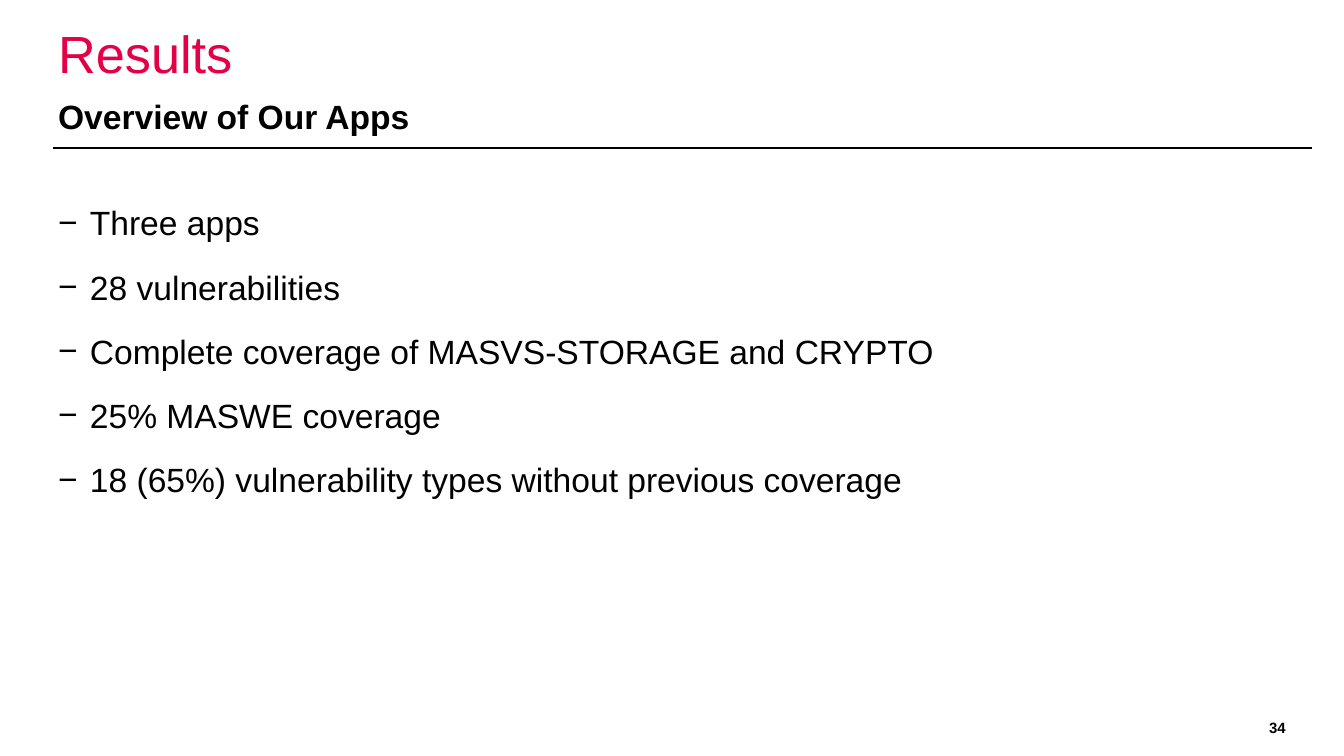
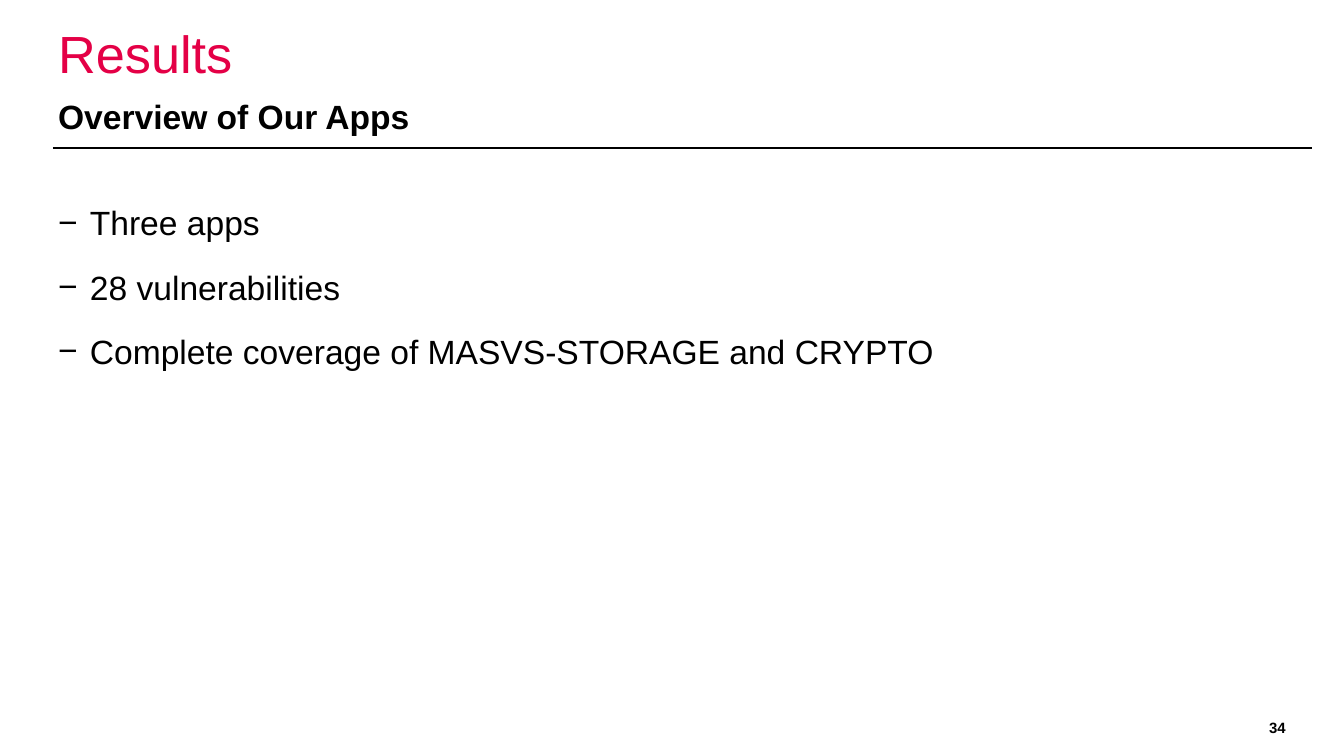
Before and after one commit to domi-cmd/Reference_Application_for_OWASP_MASTG, a slide deck: slide 34 of dev_documents/presentation/ba_thesis_presentation_kronig.pptx. Drawn at 1344x756 pixels with LibreOffice and Linux fonts; fonts in the diff are those of the drawing; background and template pictures are left out. Boxes give left, top, right and bottom in pixels: in the first picture for what was removed or moved away, otherwise in the second. Text is boxed around its words. In the diff, an @@ line names an element or a change of style, - is before the commit and + after.

Commit message:
Fixed typos in the BA thesis presentation, did slight adjustments to the bullet points in introduction and design section

```diff
--- a/dev_documents/presentation/ba_thesis_presentation_kronig.pptx
+++ b/dev_documents/presentation/ba_thesis_presentation_kronig.pptx
@@ text at [90,404,902,498]: paragraphs removed @@
-− 25% MASWE coverage
-− 18 (65%) vulnerability types without previous coverage
```
Also in this commit, not shown: 3 other slides changed.
